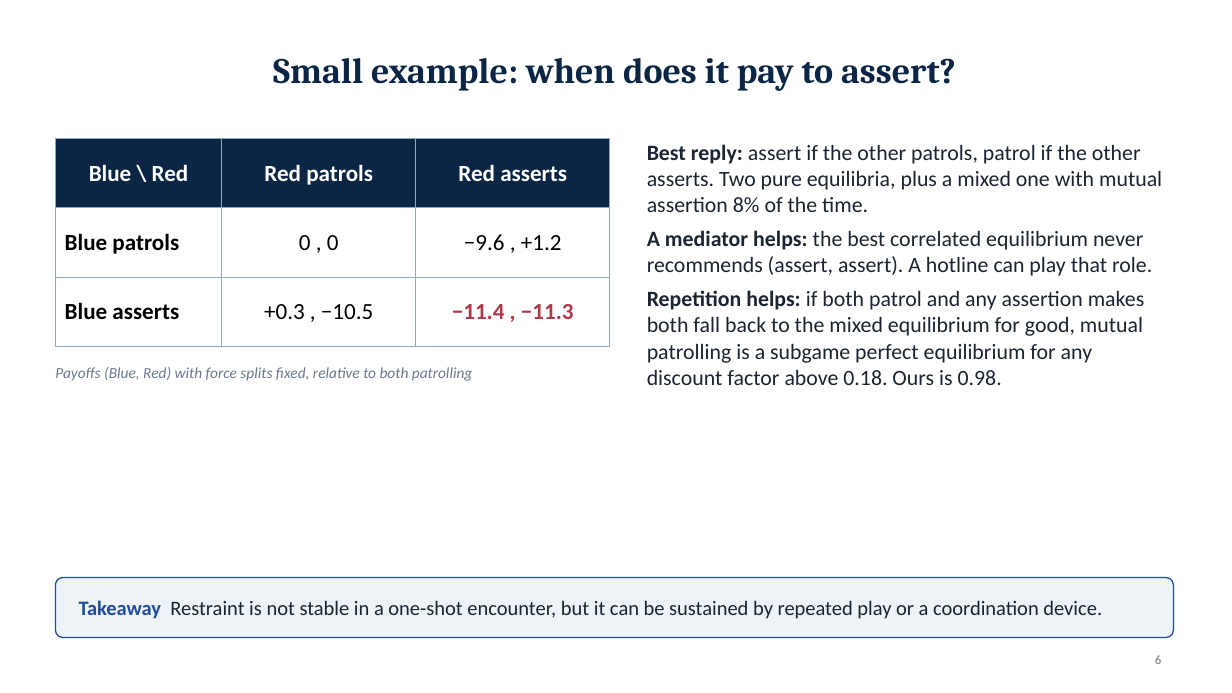
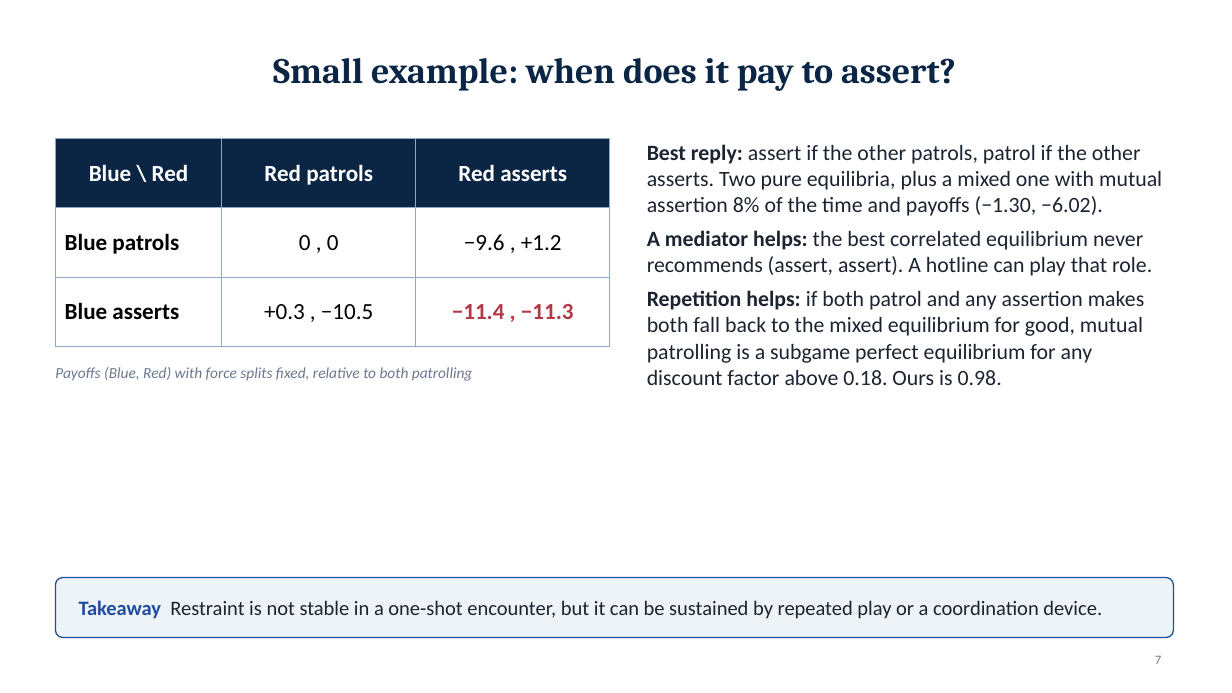
Before and after one commit to draggin-anchor/6.S974-Wargaming-Term-Project, a slide deck: slide 7 of deliverables/02-workshop1-slides.pptx (slide 6 before the commit). Drawn at 1232x693 pixels with LibreOffice and Linux fonts; fonts in the diff are those of the drawing. Boxes give left, top, right and bottom in pixels: in the first picture for what was removed or moved away, otherwise in the second. Text is boxed around its words. In the diff, an @@ line names an element or a change of style, - is before the commit and + after.

```diff
--- a/deliverables/02-workshop1-slides.pptx
+++ b/deliverables/02-workshop1-slides.pptx
@@ text at [647, 144, 1162, 216]: text changed @@
-• Best reply: assert if the other patrols, patrol if the other asserts. Two pure equilibria, plus a mixed one with mutual assertion 8% of the time.
+• Best reply: assert if the other patrols, patrol if the other asserts. Two pure equilibria, plus a mixed one with mutual assertion 8% of the time and payoffs (−1.30, −6.02).
@@ page number at [1155, 656, 1161, 664]: text changed @@
-6
+7
```
Also in this commit, not shown: 6 other slides changed, 1 slide added, 2 other files.
